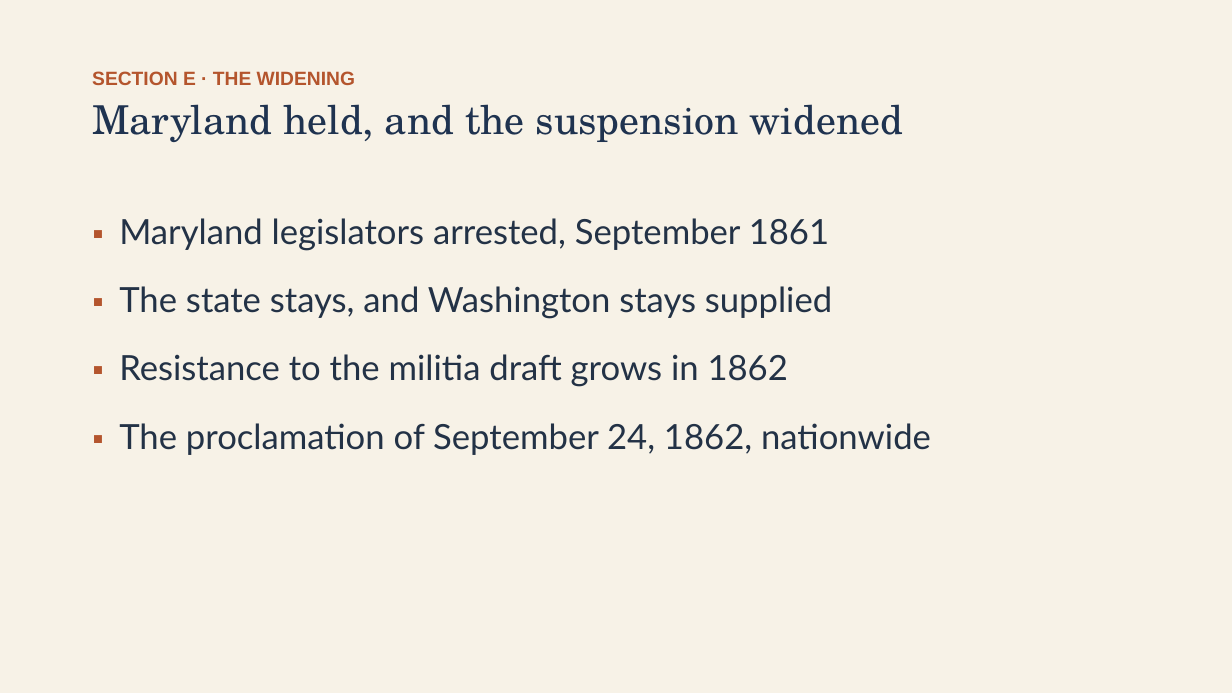
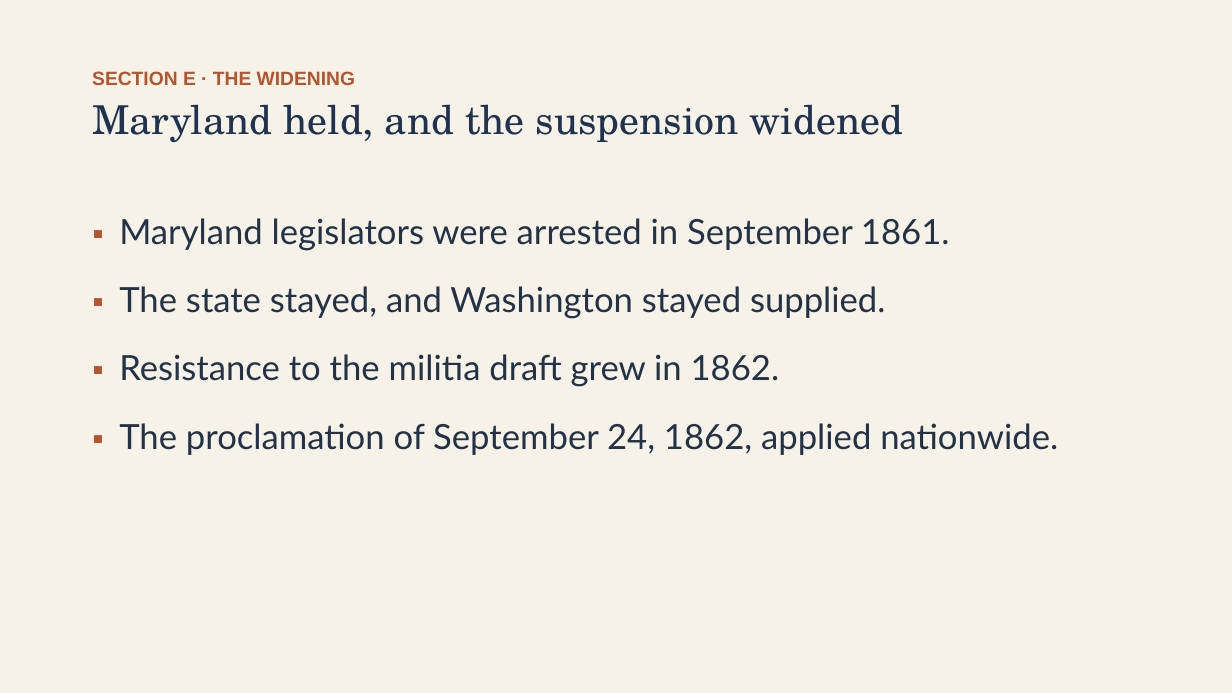
Before and after one commit to ab17gthb/humanities-curriculum-group, a slide deck: slide 19 of sectional-crisis/lesson-06/lesson-06-slides.pptx. Drawn at 1232x693 pixels with LibreOffice and Linux fonts; fonts in the diff are those of the drawing. Boxes give left, top, right and bottom in pixels: in the first picture for what was removed or moved away, otherwise in the second. Text is boxed around its words. In the diff, an @@ line names an element or a change of style, - is before the commit and + after.

```diff
--- a/sectional-crisis/lesson-06/lesson-06-slides.pptx
+++ b/sectional-crisis/lesson-06/lesson-06-slides.pptx
@@ text at [119,218,1058,455]: text changed @@
-▪ Maryland legislators arrested, September 1861
-▪ The state stays, and Washington stays supplied
-▪ Resistance to the militia draft grows in 1862
-▪ The proclamation of September 24, 1862, nationwide
+▪ Maryland legislators were arrested in September 1861.
+▪ The state stayed, and Washington stayed supplied.
+▪ Resistance to the militia draft grew in 1862.
+▪ The proclamation of September 24, 1862, applied nationwide.
```
Also in this commit, not shown: 12 other slides changed, 6 other files.
